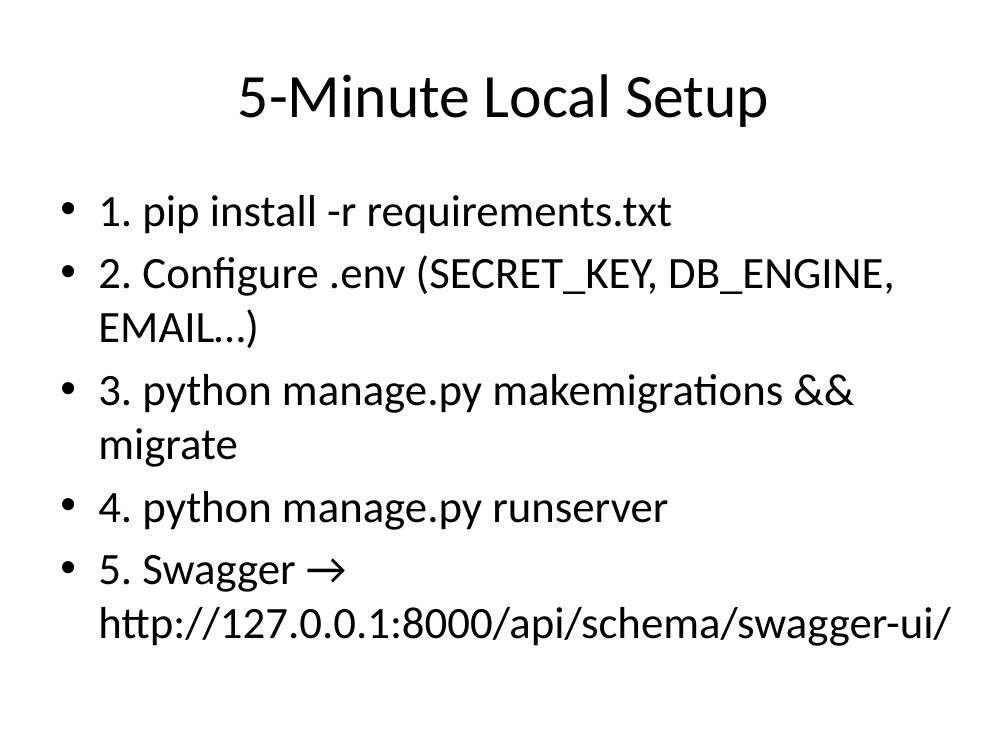
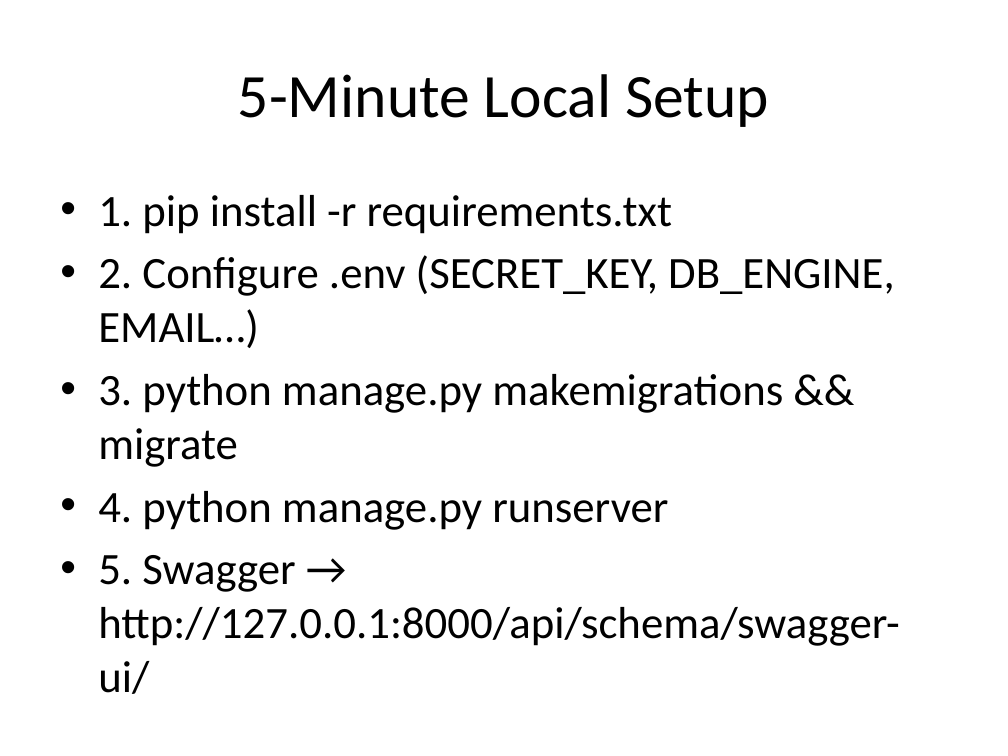
Before and after one commit to seanwhs/ScratchPad, a slide deck: slide 6 of Project-Refill/HSH_LPG_Backend_Walkthrough_Jan2026.pptx. Drawn at 1008x756 pixels with LibreOffice and Linux fonts; fonts in the diff are those of the drawing. Boxes give left, top, right and bottom in pixels: in the first picture for what was removed or moved away, otherwise in the second. Text is boxed around its words. In the diff, an @@ line names an element or a change of style, - is before the commit and + after.

```diff
--- a/Project-Refill/HSH_LPG_Backend_Walkthrough_Jan2026.pptx
+++ b/Project-Refill/HSH_LPG_Backend_Walkthrough_Jan2026.pptx
@@ text "1. pip install -r requirements.txt" rewrapped from bbox=[98, 195, 951, 646] to bbox=[98, 195, 900, 694] @@
```
Also in this commit, not shown: 10 other slides changed, 16 slides added.
